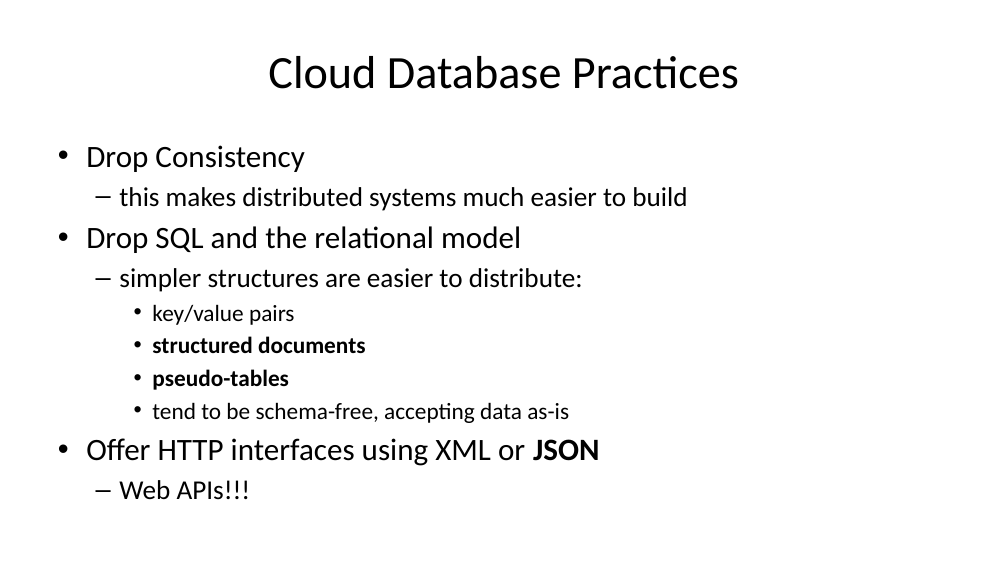
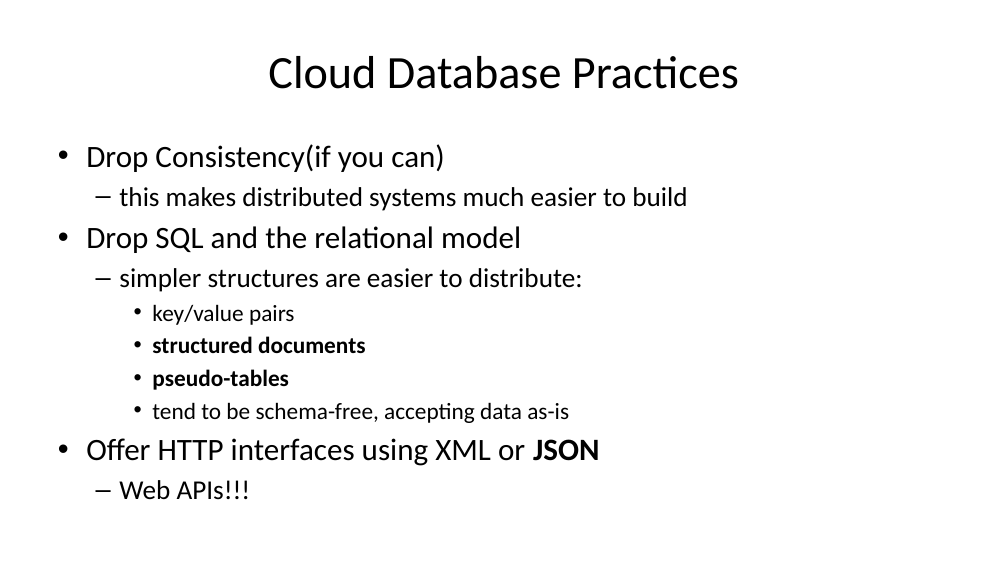
Before and after one commit to diarmuidoconnor/wad2, a slide deck: slide 9 of topic09/talk-0/mongoDB-2020.pptx (slide 8 before the commit). Drawn at 1008x567 pixels with LibreOffice and Linux fonts; fonts in the diff are those of the drawing. Boxes give left, top, right and bottom in pixels: in the first picture for what was removed or moved away, otherwise in the second. Text is boxed around its words. In the diff, an @@ line names an element or a change of style, - is before the commit and + after.

```diff
--- a/topic09/talk-0/mongoDB-2020.pptx
+++ b/topic09/talk-0/mongoDB-2020.pptx
@@ text at (86, 144, 445, 172): text changed @@
-• Drop Consistency
+• Drop Consistency(if you can)
```
Also in this commit, not shown: 3 other slides changed, 1 slide added, 1 slide removed, 23 other files.
